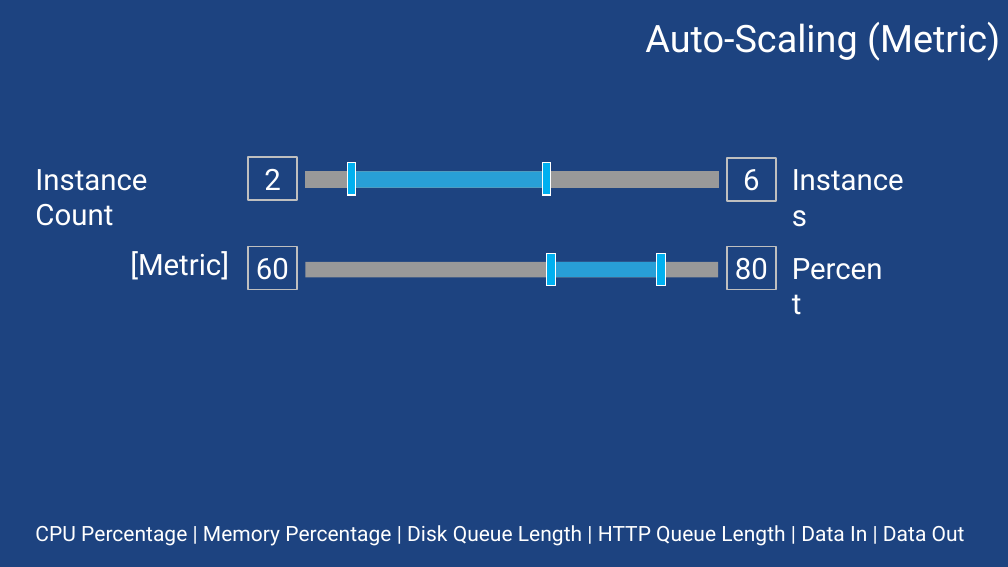
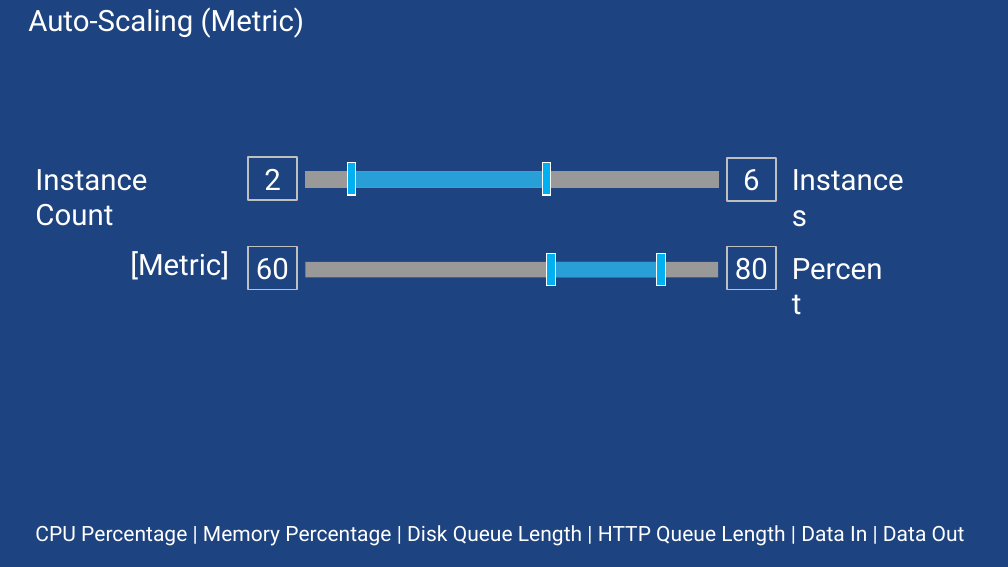
Before and after one commit to sack212/BasicAzureCamp, a slide deck: slide 16 of Web/Web.pptx. Drawn at 1008x567 pixels with LibreOffice and Linux fonts; fonts in the diff are those of the drawing; background and template pictures are left out. Boxes give left, top, right and bottom in pixels: in the first picture for what was removed or moved away, otherwise in the second. Text is boxed around its words. In the diff, an @@ line names an element or a change of style, - is before the commit and + after.

```diff
--- a/Web/Web.pptx
+++ b/Web/Web.pptx
@@ text "Auto-Scaling (Metric)": place and size @@
-text "Auto-Scaling (Metric)" at <box>645,22,1000,61</box>
+text "Auto-Scaling (Metric)" at <box>28,7,305,38</box>
@@ text "Auto-Scaling (Metric)" at <box>28,7,305,38</box>: size 36 to 28 pt; alignment right to left; indent changed; line spacing 1 to 0.9; vertical alignment top to middle @@
```
Also in this commit, not shown: 10 other slides changed, 7 slides added, 7 other files.
